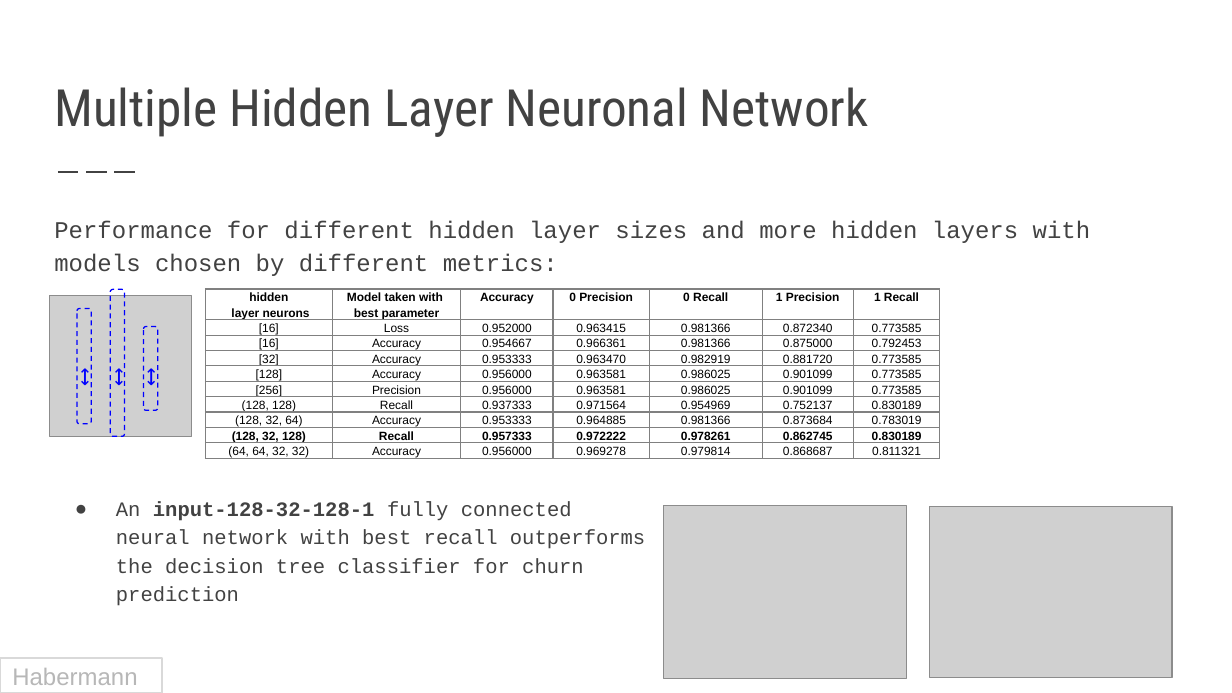
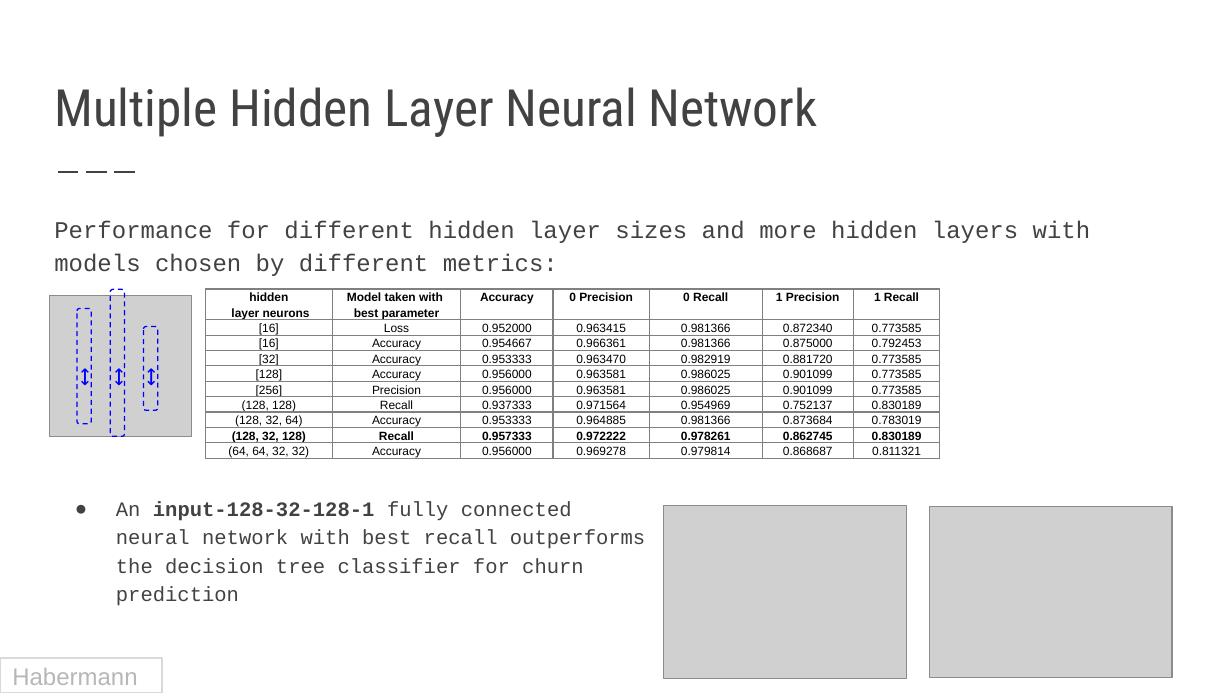
Before and after one commit to Parn1984/AIDA-Project-Team-C, a slide deck: slide 15 of documentation/AIDA Project - Customer Churn.pptx. Drawn at 1232x693 pixels with LibreOffice and Linux fonts; fonts in the diff are those of the drawing; grey boxes stand for pictures. Boxes give left, top, right and bottom in pixels: in the first picture for what was removed or moved away, otherwise in the second. Text is boxed around its words. In the diff, an @@ line names an element or a change of style, - is before the commit and + after.

```diff
--- a/documentation/AIDA Project - Customer Churn.pptx
+++ b/documentation/AIDA Project - Customer Churn.pptx
@@ title at (54,87,818,137): text changed @@
-Multiple Hidden Layer Neuronal Network
+Multiple Hidden Layer Neural Network
```
Also in this commit, not shown: 4 other slides changed, 1 other file.
